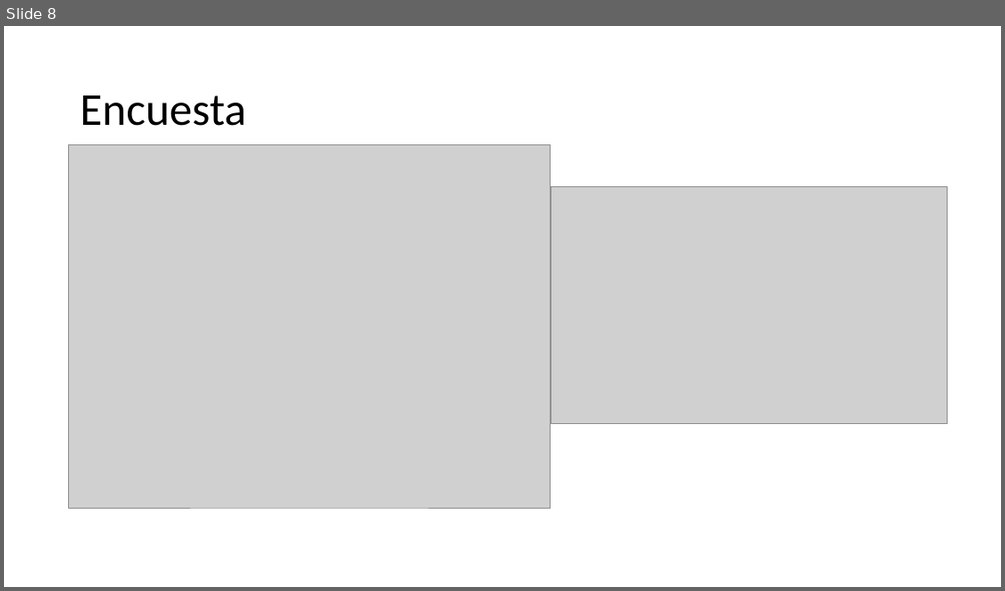
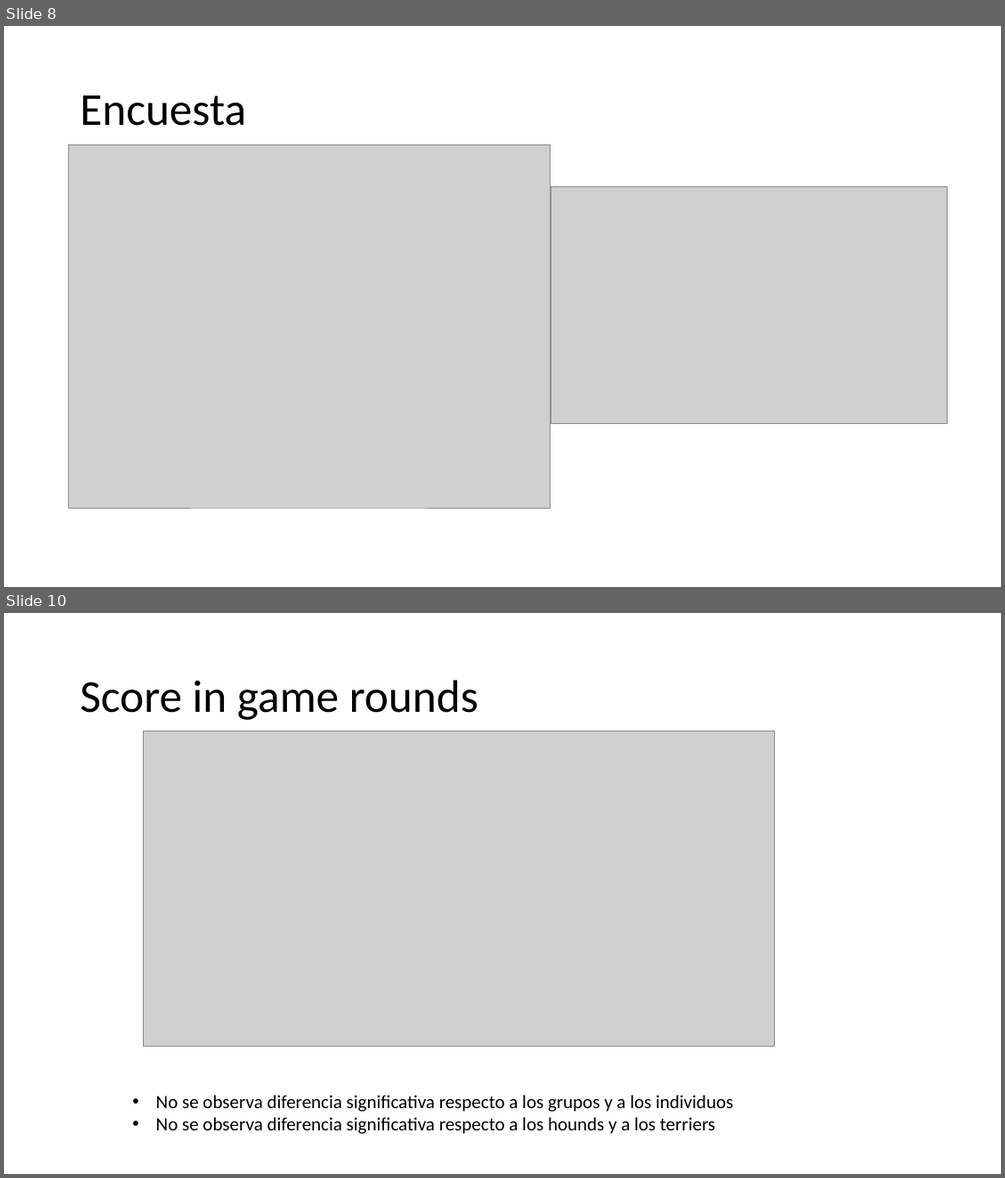
Before and after one commit to Slendercoder/DatosDLL, a slide deck: 12-16-18-23-27-sept-2019/Analysis/Colaboración, uso del lenguaje y comprensión.pptx. Shown one above the other, each under a label of ours: slide 8 before the commit, slides 8 and 10 after it; the slides between them are not shown. The pictures are 1005x591 and 1005x1178 pixels, drawn with LibreOffice and Linux fonts; fonts in the diff are those of the drawing; grey boxes stand for pictures. Boxes give left, top, right and bottom in pixels: in the first picture for what was removed or moved away, otherwise in the second. Text is boxed around its words. In the diff, an @@ line names an element or a change of style, - is before the commit and + after.

Commit message:
Grafica comunicacion y score listas

```diff
--- a/12-16-18-23-27-sept-2019/Analysis/Colaboración, uso del lenguaje y comprensión.pptx
+++ b/12-16-18-23-27-sept-2019/Analysis/Colaboración, uso del lenguaje y comprensión.pptx
@@ slide 10 added at <box>4,613,1001,1174</box>, background #FFFFFF @@
@@ title added at <box>80,680,478,720</box>, 44 pt, text #000000 @@
+Score in game rounds
@@ picture added at <box>143,731,774,1046</box> @@
@@ text added at <box>156,1094,733,1134</box>, 18 pt, text #000000 @@
+• No se observa diferencia significativa respecto a los grupos y a los individuos
+• No se observa diferencia significativa respecto a los hounds y a los terriers
```
Also in this commit, not shown: 1 slide changed, 2 other slides added, 1 slide removed, 7 other files.
